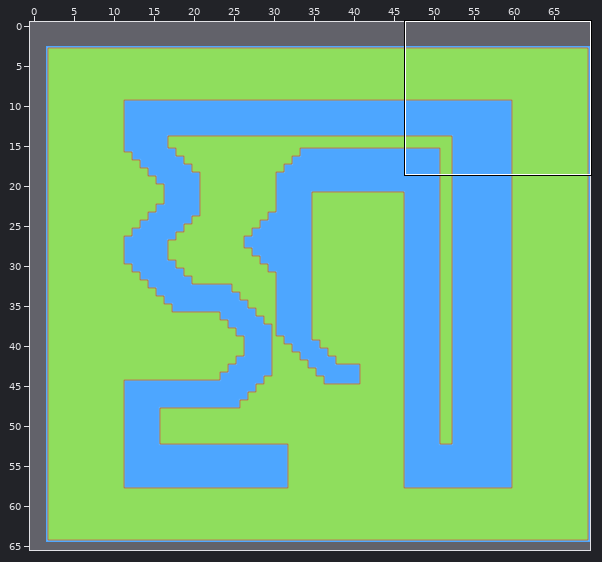
Two states of a Tiled map, Assets/com.seanba.super-tiled2unity/FINAL/Maps/Race 1.2.tmx. Above, an overview of the earlier version with the close-up marked.
Close-up. First the earlier version:
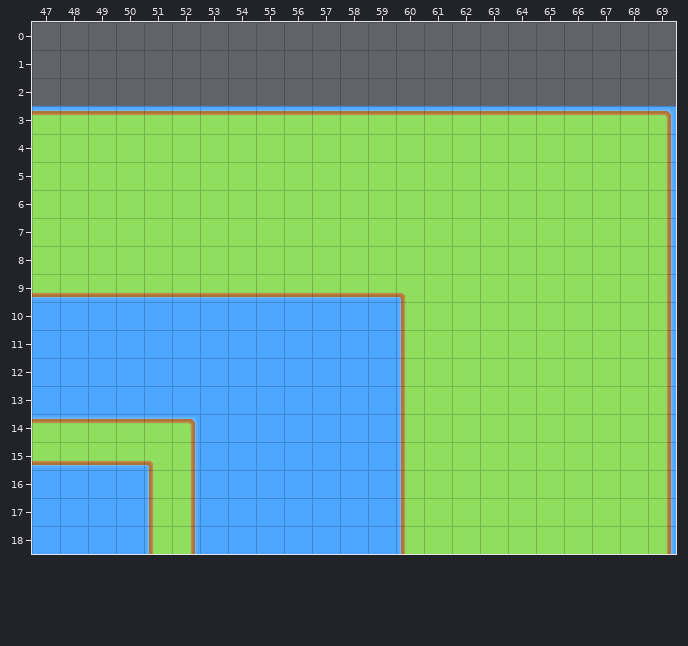
Cells are 32x32 px. Shown: x 47..69, y 0..18. The commit also changed other parts of the map, which this record leaves out. The old version is drawn lined up with the new one.
Now the later version:
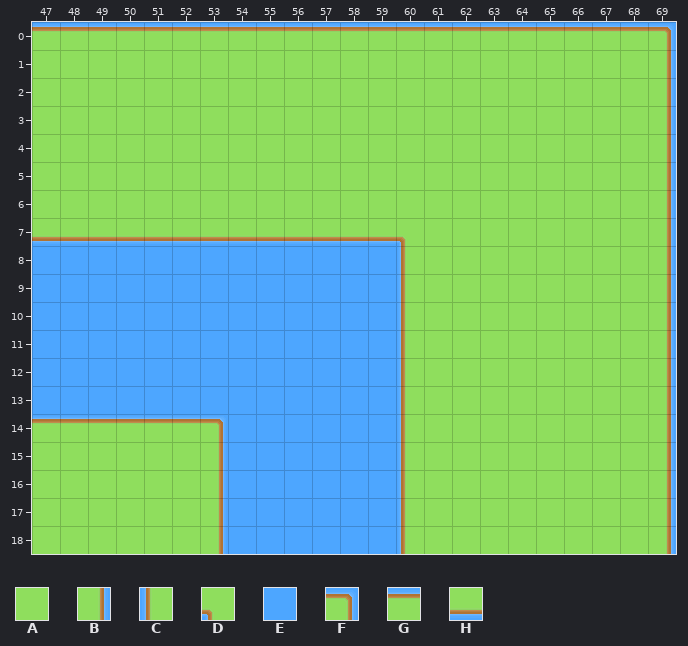
Key: from "Grass": A 61 "2.6", B 62 "2.7", C 75 "4.4", D 84 "5.5", E 88 "6.1", F 99 "1.4", G 101 "1.6", H 116 "6.6".
_ is an empty cell, . an unchanged one.
Change:
map size 68x62 -> 70x66 cells (old content now starts at 2,3; both pictures use the new coordinates)
--- layer "Tile Layer 1"
@@ x 47..69 @@
- 0 _______________________
- 1 _______________________
- 2 _______________________
- 3 GGGGGGGGGGGGGGGGGGGGGGF
+ 0 GGGGGGGGGGGGGGGGGGGGGGF
+ 1 AAAAAAAAAAAAAAAAAAAAAAB
+ 2 AAAAAAAAAAAAAAAAAAAAAAB
+ 3 AAAAAAAAAAAAAAAAAAAAAAB
@@ x 47..60 @@
- 7 AAAAAAAAAAAAAA
- 8 AAAAAAAAAAAAAA
- 9 HHHHHHHHHHHHHD
+ 7 HHHHHHHHHHHHHD
+ 8 EEEEEEEEEEEEEC
+ 9 EEEEEEEEEEEEEC
@@ x 47..53 @@
-14 .....FE
-15 HHHHDBE
-16 EEEECBE
-17 EEEECBE
-18 EEEECBE
+14 .....GF
+15 AAAAAAB
+16 AAAAAAB
+17 AAAAAAB
+18 AAAAAAB
